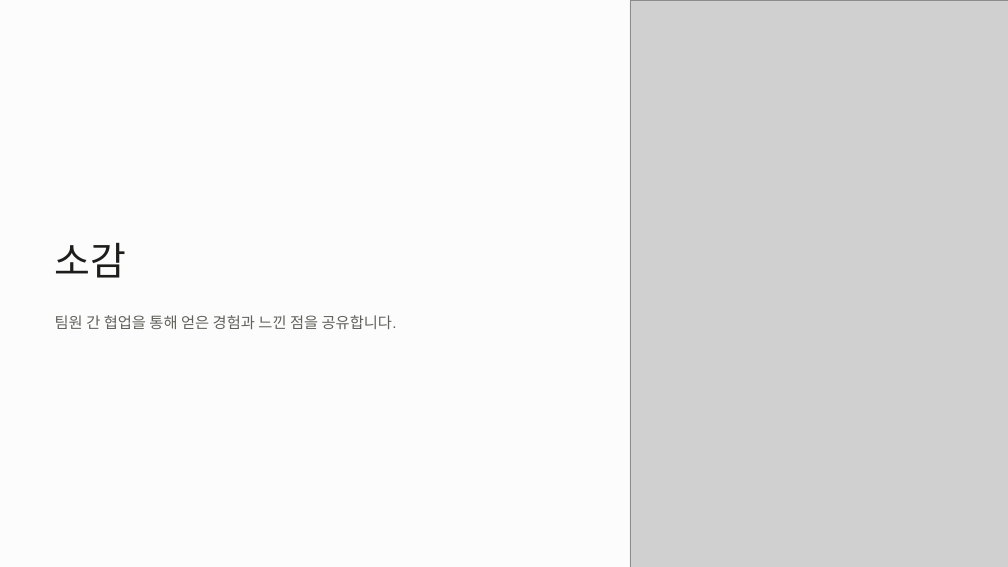
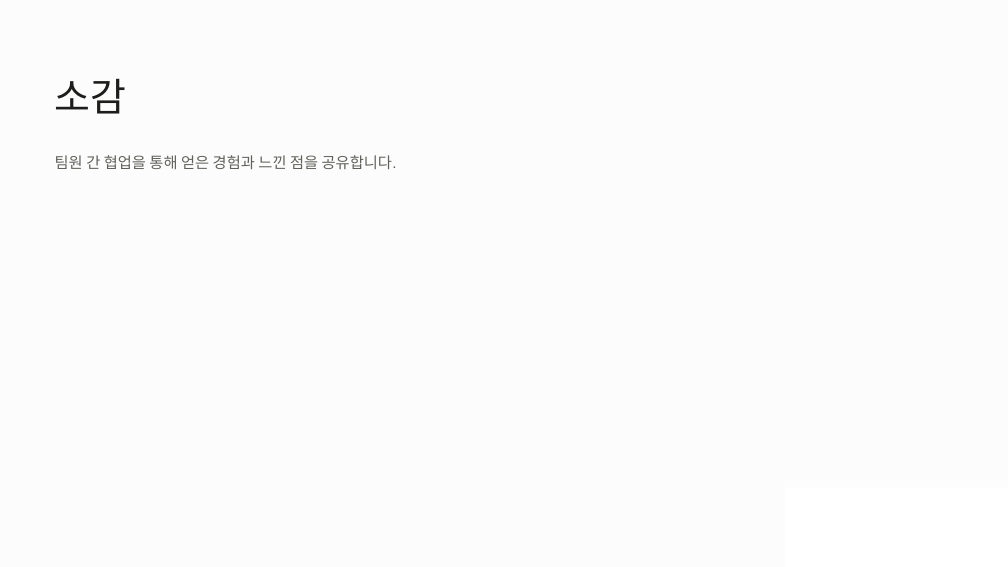
Before and after one commit to Jisooking/sparta_class10-1_git, a slide deck: slide 9 of 2D (2).pptx (slide 8 before the commit). Drawn at 1008x567 pixels with LibreOffice and Linux fonts; fonts in the diff are those of the drawing; grey boxes stand for pictures; background and template pictures are left out. Boxes give left, top, right and bottom in pixels: in the first picture for what was removed or moved away, otherwise in the second. Text is boxed around its words. In the diff, an @@ line names an element or a change of style, - is before the commit and + after.

```diff
--- a/2D (2).pptx
+++ b/2D (2).pptx
@@ picture removed at [630,0,1008,567] @@
@@ text "소감": place and size @@
-text "소감" at [55,242,127,278]
+text "소감" at [55,78,127,114]
@@ text "팀원 간 협업을 통해 얻은 ...": place and size @@
-text "팀원 간 협업을 통해 얻은 ..." at [55,315,397,329]
+text "팀원 간 협업을 통해 얻은 ..." at [55,155,397,169]
@@ rectangle added at [784,488,1008,567], fill #FFFFFF @@
```
Also in this commit, not shown: 3 other slides changed, 5 slides added, 4 slides removed.
